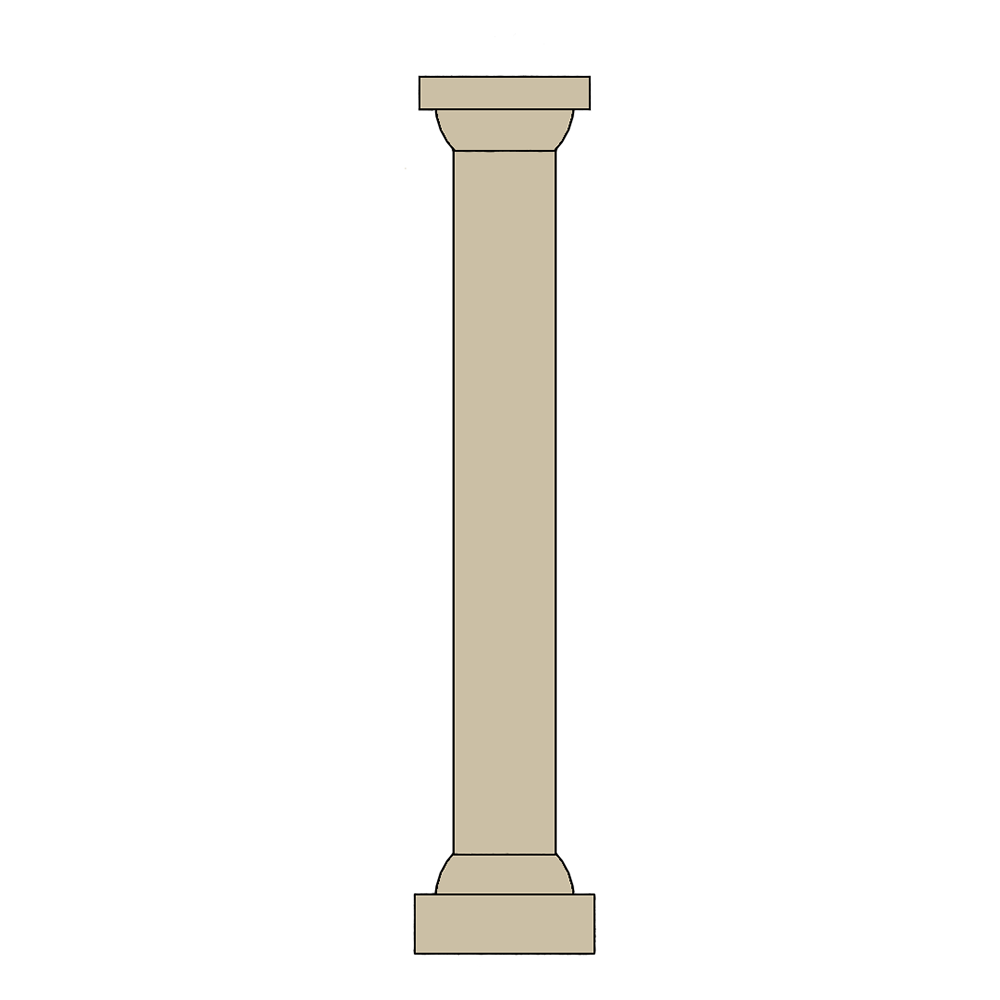
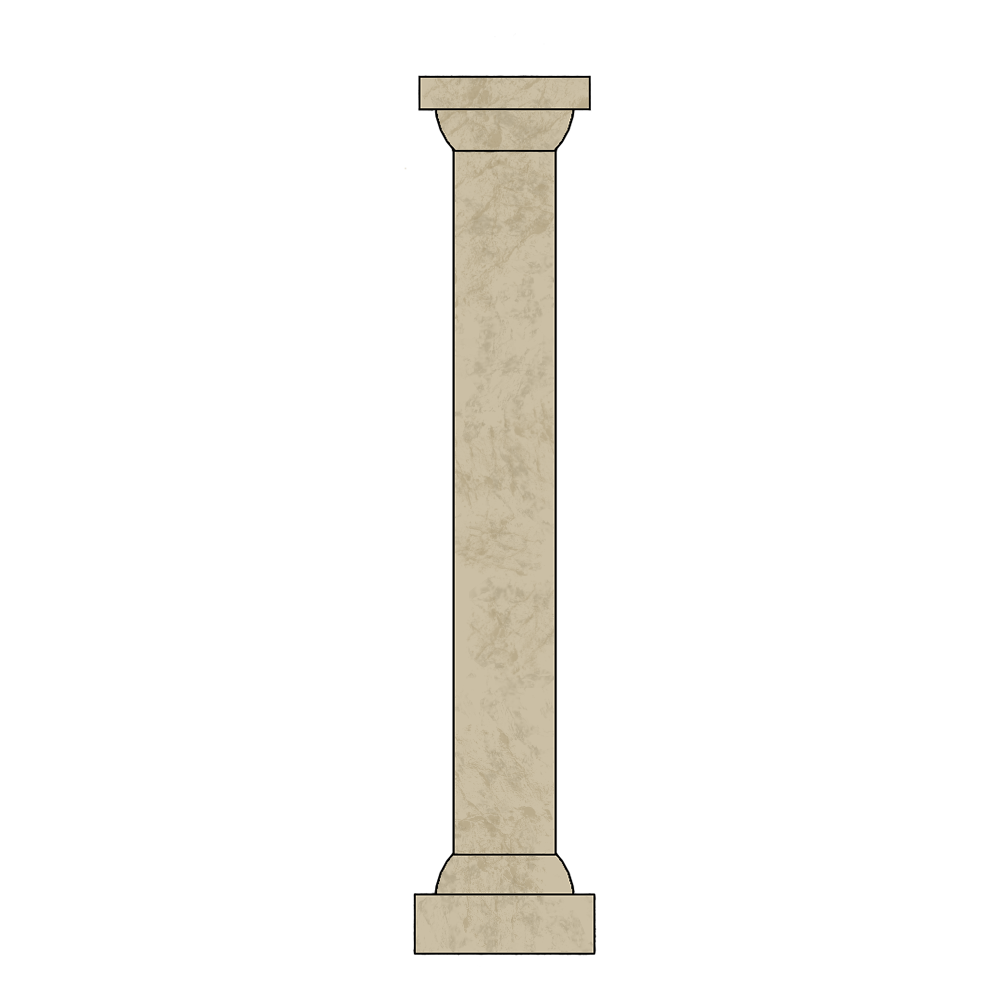
The second 1000px x 1000px image is a revision of the first. Changes to its layers:
added layer "Detalles" above "Columna" over [416, 78, 593, 953]
